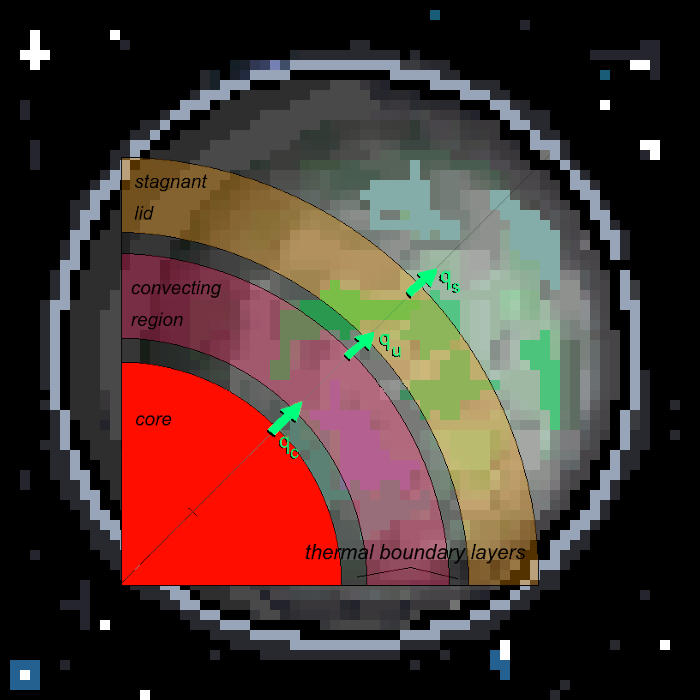
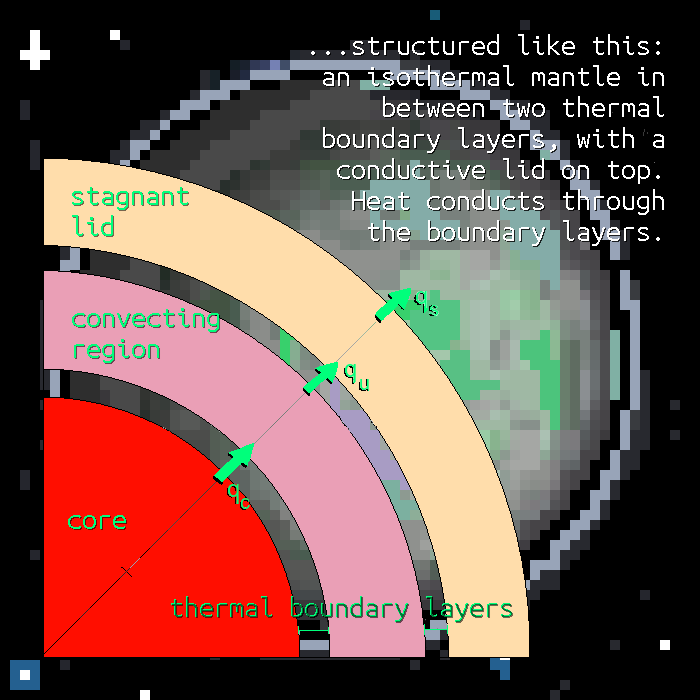
Comparing the layer stacks of the two 700x700 images. Changes:
added layer "...structured like this: ..." above "Drop Shadow" over [311, 34, 664, 246]
added layer "Drop Shadow" (82%) above "Pasted Layer #1" over [311, 34, 664, 248]
renamed "Pasted Layer" to "Pasted Layer #1", painted on it over [43, 155, 549, 658]
painted on "Layer #1" over [590, 40, 660, 163]
showed "Layer" over [60, 70, 630, 650]
